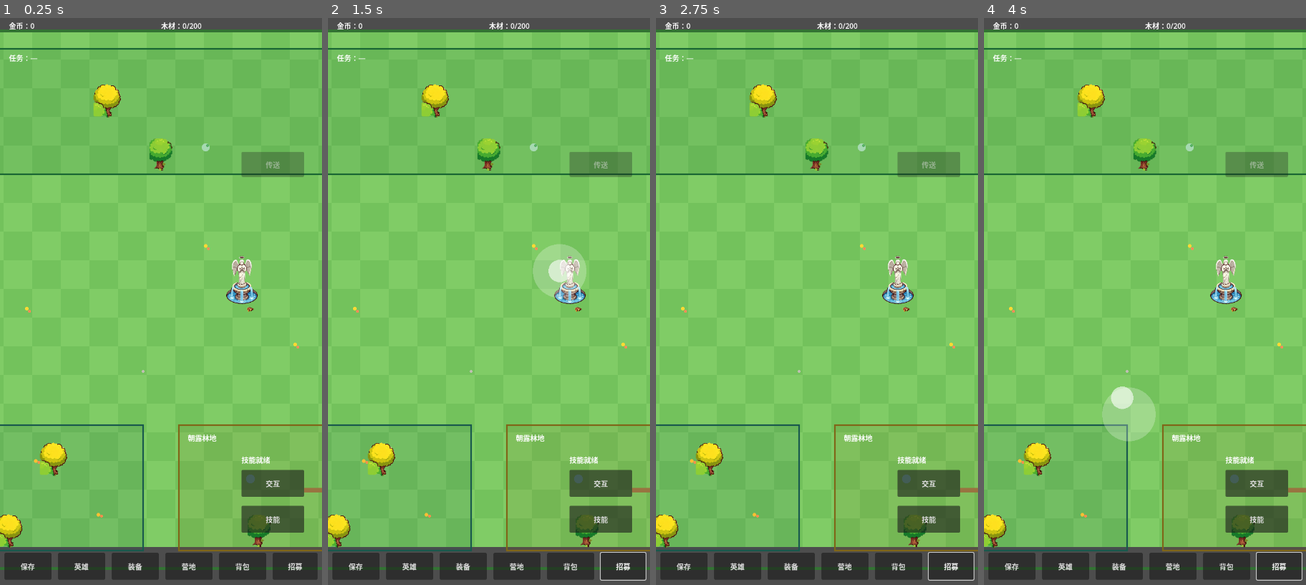
Above: before the commit, frames 1-4 (left to right).
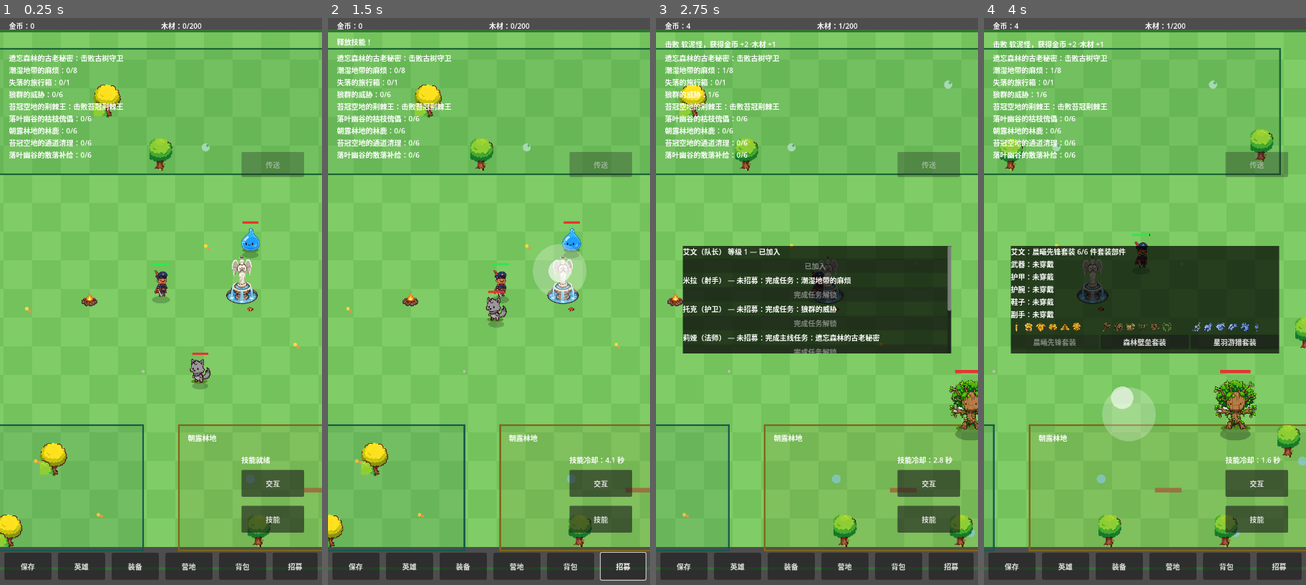
Above: after the commit, the same moments.

Repository: oneyi53/game
Game: Godot game, scene res://scenes/main.tscn
The game is run twice, just before and just after one commit, with the same random seed, the same clock (stepped at 60 frames per second) and the same inputs.
Inputs (mouse positions are in pixels of both pictures, inside the frame that each line leads up to):
- Up to frame 1 (0.25 s): no input
- Up to frame 2 (1.5 s): click "技能" at 0.5 s; tap Enter at 1.25 s; move the mouse to (559, 273) at 1.27 s; hold Right (ui_right) from 1.28 s (still down); tap E at 1.35 s; click (559, 273) at 1.42 s
- Up to frame 3 (2.75 s): tap Space at 1.52 s; release Right (ui_right) at 2 s; drag from (752, 329) to (907, 301) at 2.02 s
- Up to frame 4 (4 s): move the mouse to (1177, 171) at 2.77 s; hold Right (ui_right) 2.78-3.5 s; tap Q at 2.85 s; drag from (1128, 414) to (1048, 216) at 3.52 s

The runs differ from the first frame. In frame 1, 2.5% of the frame differs, in the area x 2-81%, y 6-66%; in frame 2, 5.5%; in frame 3, 22%; in frame 4, 23%, in the area x 0-100%, y 0-100%.
Error before the commit: Parse Error: Could not parse global class "EquipPanel" from "res://scripts/ui/equip_panel.gd". (res://scripts/core/main.gd:44)

Commit message:
fix: clean equipment panel and show actual set piece count

Diff:
--- a/scripts/ui/equip_panel.gd
+++ b/scripts/ui/equip_panel.gd
@@ -1,10 +1,7 @@
 class_name EquipPanel
 extends Control
 
-# Set swapping remains atomic; the original six-piece PNGs are now
-# displayed in each set card so all available equipment art is visible.
 signal swap_requested(hero_id, set_id)
-signal unequip_requested(hero_id, slot)
 signal unequip_requested(hero_id, slot)
 
 @onready var panel_label: RichTextLabel = $PanelLabel
@@ -38,11 +35,11 @@
 
 var heroes: Array = []
 var manager: EquipmentManager = null
+var item_definitions: Dictionary = {}
 var lines: Array = []
 var dynamic_mode: bool = false
 var scroll: ScrollContainer = null
 var list_box: VBoxContainer = null
-var item_definitions: Dictionary = {}
 
 func set_data(p_heroes: Array, p_manager: EquipmentManager) -> void:
     heroes = p_heroes
@@ -99,27 +96,12 @@
             continue
         var hero_id: String = str(hero.hero_id)
         var current: String = manager.equipped_set_id_for_hero(hero_id)
-        var row_label: Label = Label.new()
-        row_label.text = str(hero.hero_name) + ("：未穿戴套装" if current == "" else "：" + manager.set_name(current) + " 6 件")
+        var counts: Dictionary = manager.set_counts_for_hero(hero_id)
+        var current_count: int = int(counts.get(current, 0))
+        var row_label := Label.new()
+        row_label.text = str(hero.hero_name) + ("：未穿戴套装" if current == "" else "：" + manager.set_name(current) + " " + str(current_count) + "/6 件套装部件")
         list_box.add_child(row_label)
-        var worn: Dictionary = manager.loose_equipped_for_hero(hero_id)
-        var slot_names: Dictionary = {"weapon": "武器", "chest": "护甲", "gloves": "护腕", "boots": "鞋子", "offhand": "副手"}
-        for slot_value in ["weapon", "chest", "gloves", "boots", "offhand"]:
-            var slot: String = str(slot_value)
-            var gear_row := HBoxContainer.new()
-            gear_row.size_flags_horizontal = Control.SIZE_EXPAND_FILL
-            var gear_label := Label.new()
-            var item_id: String = str(worn.get(slot, ""))
-            var item_entry = manager_item(item_id)
-            gear_label.text = str(slot_names[slot]) + "：" + ("未穿戴" if item_id == "" else str(item_entry.get("name", item_id)))
-            gear_label.size_flags_horizontal = Control.SIZE_EXPAND_FILL
-            gear_row.add_child(gear_label)
-            if item_id != "":
-                var remove_button := Button.new()
-                remove_button.text = "卸下"
-                remove_button.pressed.connect(_on_unequip_button_pressed.bind(hero_id, slot))
-                gear_row.add_child(remove_button)
-            list_box.add_child(gear_row)
+
         var worn: Dictionary = manager.loose_equipped_for_hero(hero_id)
         var slot_names: Dictionary = {"weapon": "武器", "chest": "护甲", "gloves": "护腕", "boots": "鞋子", "offhand": "副手"}
         for slot_value in ["weapon", "chest", "gloves", "boots", "offhand"]:
@@ -138,47 +120,32 @@
                 remove_button.pressed.connect(_on_unequip_button_pressed.bind(hero_id, slot))
                 gear_row.add_child(remove_button)
             list_box.add_child(gear_row)
-        var sets_row: HBoxContainer = HBoxContainer.new()
+
+        var sets_row := HBoxContainer.new()
         sets_row.size_flags_horizontal = Control.SIZE_EXPAND_FILL
         list_box.add_child(sets_row)
         for set_value in manager.set_ids():
             var set_id: String = str(set_value)
-            var card: VBoxContainer = VBoxContainer.new()
+            var card := VBoxContainer.new()
             card.size_flags_horizontal = Control.SIZE_EXPAND_FILL
             sets_row.add_child(card)
-            var icons: HBoxContainer = HBoxContainer.new()
+            var icons := HBoxContainer.new()
             icons.add_theme_constant_override("separation", 1)
             card.add_child(icons)
-            var textures: Array = SET_PIECE_TEXTURES.get(set_id, [])
-            for texture in textures:
-                var icon: TextureRect = TextureRect.new()
+            for texture in SET_PIECE_TEXTURES.get(set_id, []):
+                var icon := TextureRect.new()
                 icon.texture = texture
                 icon.custom_minimum_size = Vector2(26.0, 26.0)
                 icon.expand_mode = TextureRect.EXPAND_IGNORE_SIZE
                 icon.stretch_mode = TextureRect.STRETCH_KEEP_ASPECT_CENTERED
                 icons.add_child(icon)
-            var button: Button = Button.new()
+            var button := Button.new()
             button.text = manager.set_name(set_id)
             button.size_flags_horizontal = Control.SIZE_EXPAND_FILL
             button.disabled = (set_id == current)
             button.pressed.connect(_on_set_button_pressed.bind(hero_id, set_id))
             card.add_child(button)
 
-func manager_item(item_id: String) -> Dictionary:
-    if item_id == "":
-        return {}
-    # The manager keeps validated item ids; display text is supplied by the UI
-    # via the shared item definitions assigned by set_data.
-    return item_definitions.get(item_id, {})
-
-var item_definitions: Dictionary = {}
-
-func set_item_definitions(definitions: Dictionary) -> void:
-    item_definitions = definitions
-
-func _on_unequip_button_pressed(hero_id: String, slot: String) -> void:
-    unequip_requested.emit(hero_id, slot)
-
 func _on_unequip_button_pressed(hero_id: String, slot: String) -> void:
     unequip_requested.emit(hero_id, slot)
 
